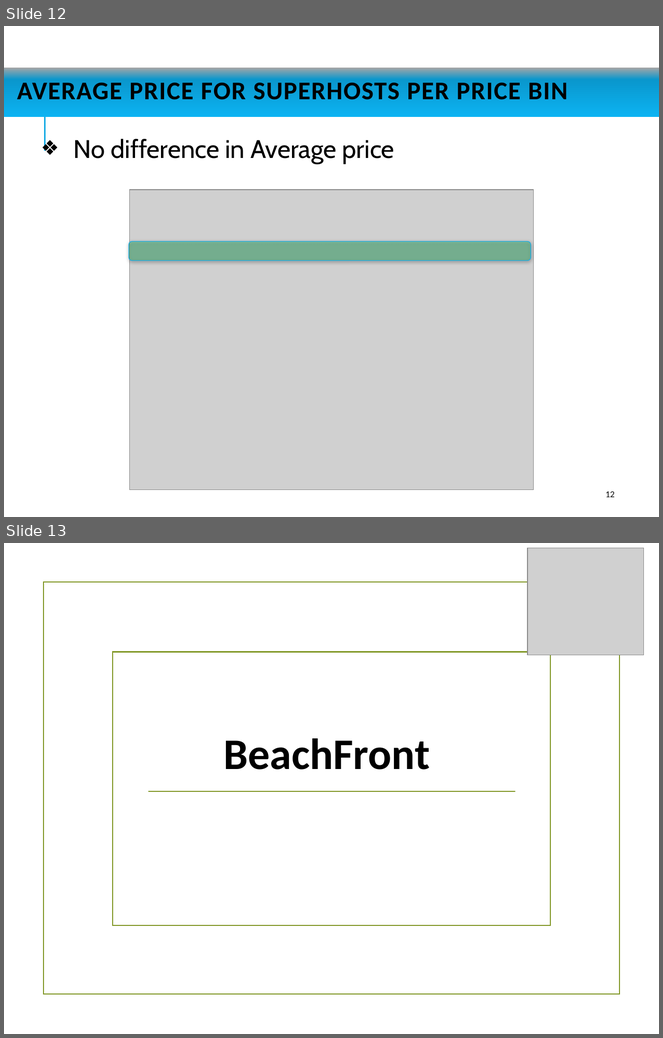
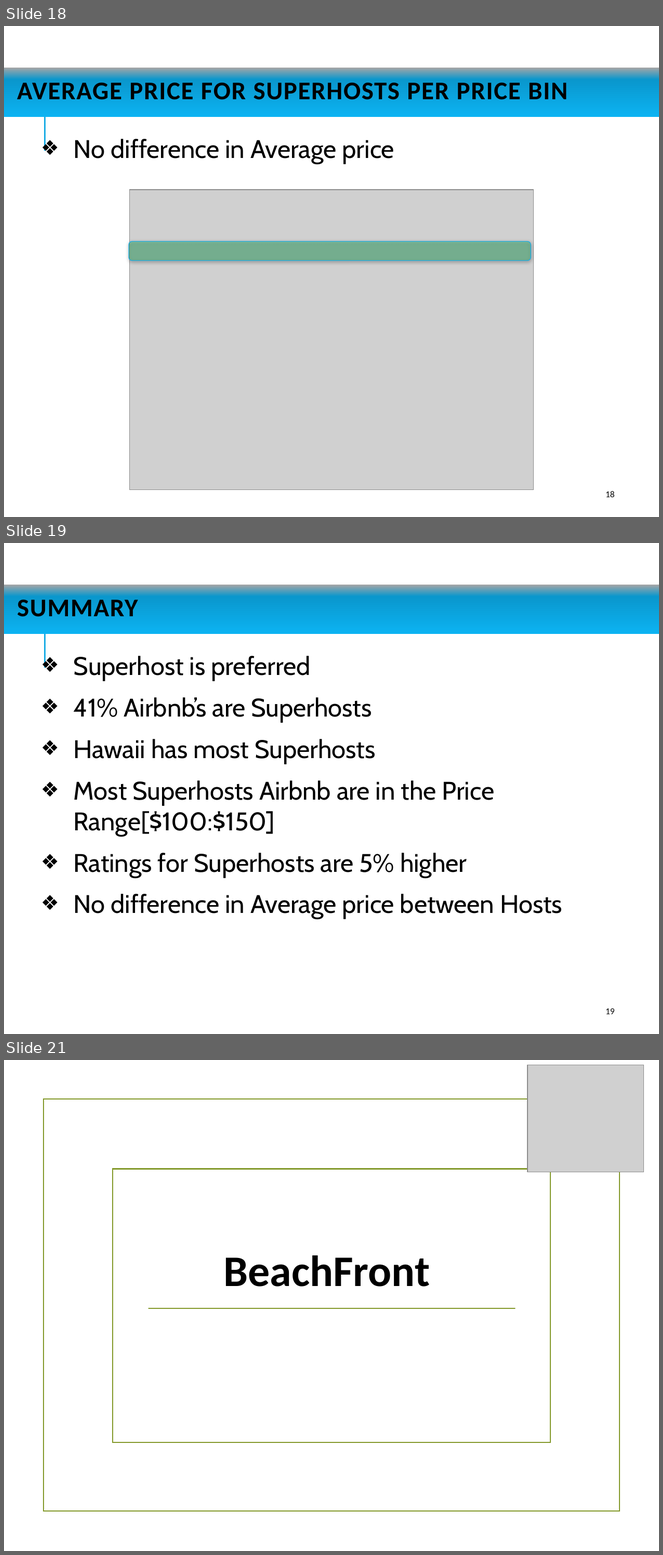
Before and after one commit to jaminiowa/Group-1-Project, a slide deck: Group1 Project - AirBnb Analysis.pptx. Shown one above the other, each under a label of ours: slides 12 and 13 before the commit, slides 18, 19 and 21 after it; the slides between them are not shown. The pictures are 663x1038 and 663x1555 pixels, drawn with LibreOffice and Linux fonts; fonts in the diff are those of the drawing; grey boxes stand for pictures; background and template pictures are left out. Boxes give left, top, right and bottom in pixels: in the first picture for what was removed or moved away, otherwise in the second. Text is boxed around its words. In the diff, an @@ line names an element or a change of style, - is before the commit and + after.

```diff
--- a/Group1 Project - AirBnb Analysis.pptx
+++ b/Group1 Project - AirBnb Analysis.pptx
@@ slide 19 added at (x1=4, y1=543, x2=659, y2=1034), background #FFFFFF; not listed: 1 template element that a slide beside it also shows @@
@@ title added at (x1=4, y1=585, x2=659, y2=634), fill gradient #A6A6A6 to #0B98CD to #0DB4F3, 28 pt, text #000000, bold @@
+SUMMARY
@@ text added at (x1=74, y1=656, x2=562, y2=919), 28 pt, text #000000 @@
+❖ Superhost is preferred
+❖ 41% Airbnb’s are Superhosts
+❖ Hawaii has most Superhosts
+❖ Most Superhosts Airbnb are in the Price Range[$100:$150]
+❖ Ratings for Superhosts are 5% higher
+❖ No difference in Average price between Hosts
@@ page number added at (x1=606, y1=1008, x2=615, y2=1015), 10 pt, text #0D0D0D @@
+19
@@ what was slide 12 is now slide 18 @@
@@ page number at (x1=606, y1=491, x2=615, y2=498): text changed @@
-12
+18
@@ what was slide 13 is now slide 21 @@
```
Also in this commit, not shown: 6 slides changed, 11 other slides added, 2 slides removed.
